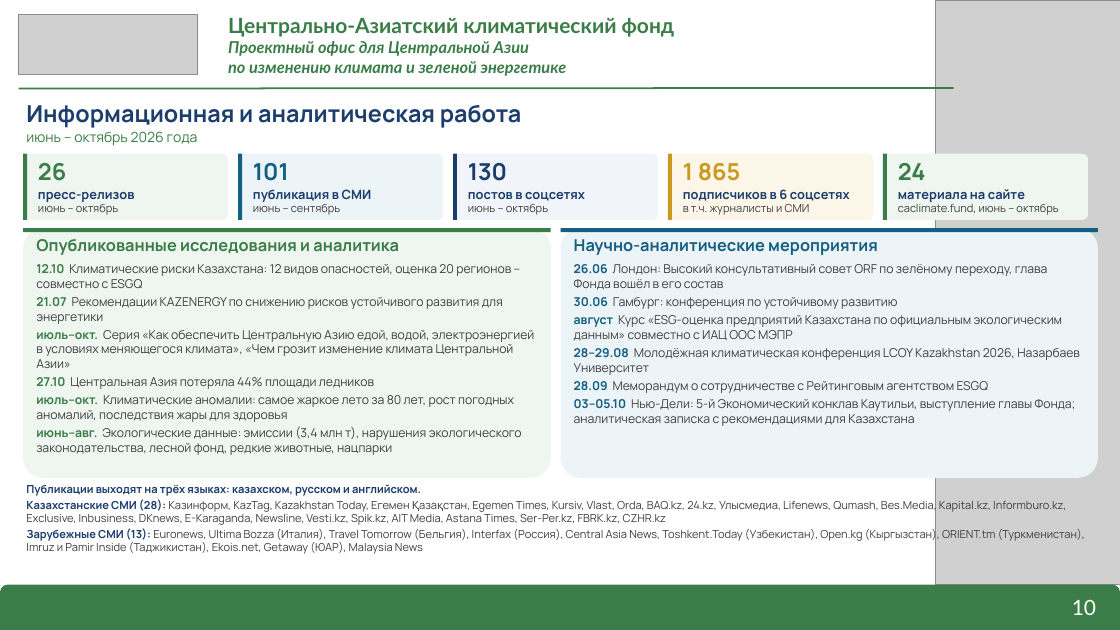
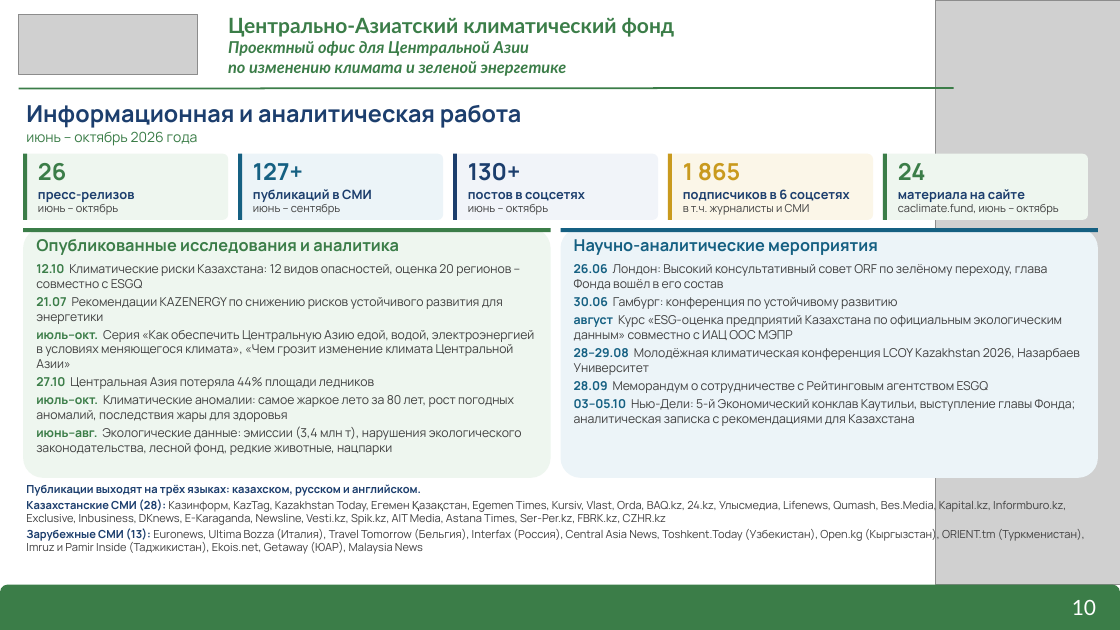
Before and after one commit to murat01042014/obsidian-vault, a slide deck: slide 10 of CACF/_документы/Презентация о Фонде – деятельность и возможности развития.pptx. Drawn at 1120x630 pixels with LibreOffice and Linux fonts; fonts in the diff are those of the drawing; grey boxes stand for pictures. Boxes give left, top, right and bottom in pixels: in the first picture for what was removed or moved away, otherwise in the second. Text is boxed around its words. In the diff, an @@ line names an element or a change of style, - is before the commit and + after.

```diff
--- a/CACF/_документы/Презентация о Фонде – деятельность и возможности развития.pptx
+++ b/CACF/_документы/Презентация о Фонде – деятельность и возможности развития.pptx
@@ text at (x1=253, y1=163, x2=303, y2=180): text changed @@
-101
+127+
@@ text at (x1=468, y1=163, x2=521, y2=181): text changed @@
-130
+130+
@@ text at (x1=253, y1=189, x2=372, y2=202): text changed @@
-публикация в СМИ
+публикаций в СМИ
```
Also in this commit, not shown: 1 other slide changed, 2 other files.
